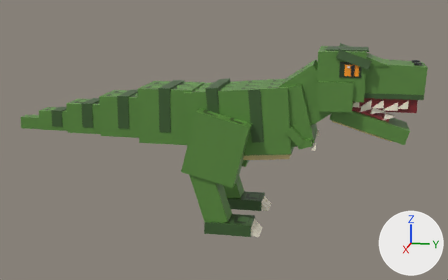
An edit to the Blender file models/CannonTame/Animals/TRex/TRex.blend, drawn before and after from the same camera.
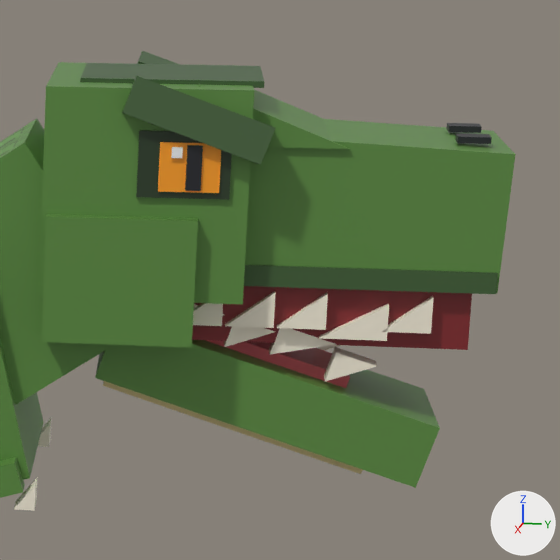
There are two pictures of each version: one whole from a 50 mm camera at (26.52, 5.97, 6.3) aimed at (-0.05, 0.66, -0.34), one close up on the part from 69% to 98% of the width and 11% to 58% of the height. The lights are fixed; the arrows at lower right show +X, +Y and +Z. The first two pictures are the older version.

In view in the first close-up: 'TRex'.
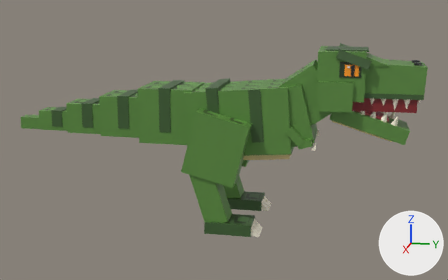
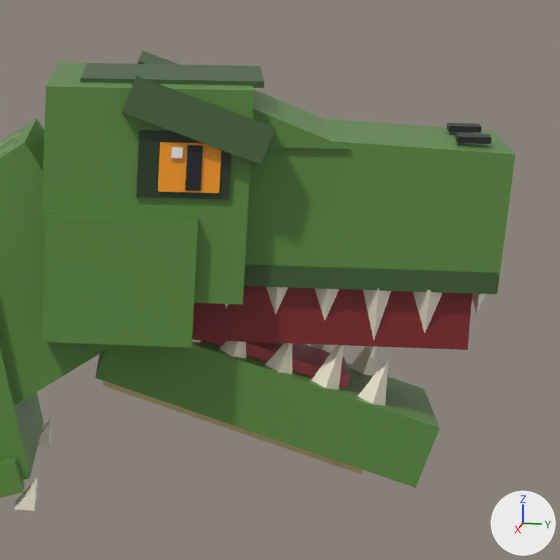
The change, as a list of edits to the scene's bpy script:
```text
Change me_trex:
    used by ob_trex; location = (0.0, 0.0, 0.0)
    remove me_trex.from_pydata(...)  # 918 vertices, 797 faces; spans x -2.2..2.2, y -9.0..9.0, z -3.9..3.9
    add me_trex.from_pydata(...)  # 1060 vertices, 1007 faces; spans x -2.2..2.2, y -9.0..9.0, z -3.9..3.9
    me_trex part 1: the loose piece of 6 vertices spanning x 0.7..1.0, y 7.0..7.4, z 1.5..1.9 is deleted
    me_trex part 2: the loose piece of 6 vertices spanning x 0.7..1.0, y 8.0..8.4, z 1.5..1.9 is deleted
    me_trex part 3: 2 vertices moved within x -0.6..0.6, y 7.5, z 1.0; 82 vertices removed from x -1.0..1.0, y 6.0..8.0, z 1.0..1.9; 248 vertices added at x -1.0..1.0, y 5.9..9.0, z 0.8..2.0
    other edits to the shape of me_trex do not show in these pictures
```

Boxes (x1, y1, x2, y2) around the edits, measured in the close-ups (560 x 560 px):
part 1 of me_trex, deleted: before (277, 293, 328, 330)
part 2 of me_trex, deleted: before (382, 296, 434, 334)
part 3 of me_trex, reshaped: before (193, 291, 389, 381); after (192, 287, 486, 405)
